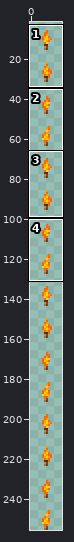
Sprite sheet: default_torch_on_floor_animated.png. Above: a wide view before the commit, with the close-up outlined.
Close-up. Old version:
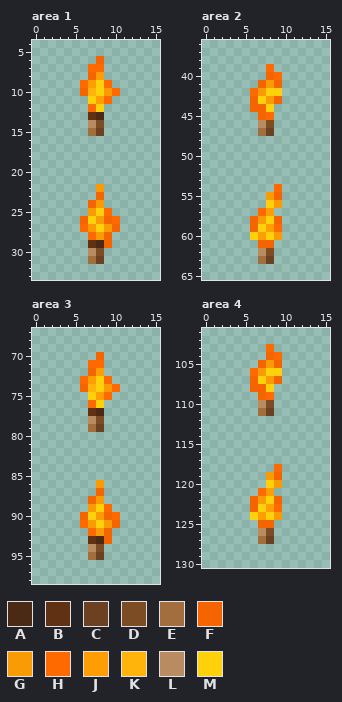
The file is 16x256 pixels. Colours within 5 levels of each other are drawn and written as one. Shown: area 1: x 0..15, y 4..33; area 2: x 0..15, y 36..65; area 3: x 0..15, y 67..98; area 4: x 0..15, y 101..130. The wide view leaves out empty margins. The commit also changed other parts of the picture, which this record leaves out.
Palette (. is transparent): A #4b2a15  B #603113  C #6b4121  D #7c4d25  E #a26e3e  F #f46500  G #f99b05  H #ff6a00  J #ff9d05  K #ffb40b  L #b88b60  M #ffd10b
Once edited:
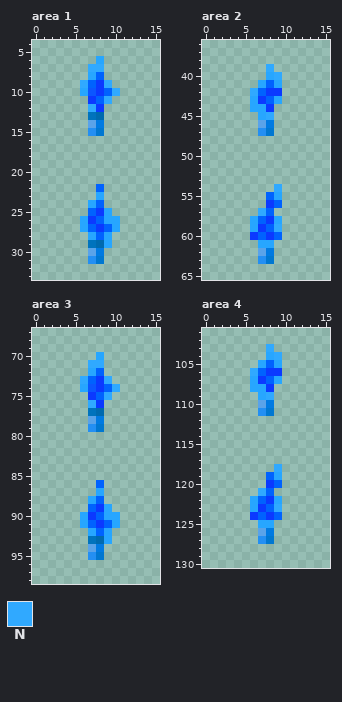
Colours new in this view: N #30a9ff
Diff:
Colour A changes from #4b2a15 to #006aae.
Colour B changes from #603113 to #0073bd.
Colour C changes from #6b4121 to #0077d1.
Colour D changes from #7c4d25 to #007ae2.
Colour E changes from #a26e3e to #238ff3.
Colour F changes from #f46500 to #27a6ff.
Colour G changes from #f99b05 to #0062fe.
Colour K changes from #ffb40b to #0b56ff.
Colour L changes from #b88b60 to #5aa3e9.
Colour M changes from #ffd10b to #0b39ff.
Area 1:
Colour F replaces colour H in row 25 at x 9; in row 26 at x 10; in row 27 at x 6; in row 28 at x 7.
Colour G replaces colour J in row 8 at x 8; in row 9 at x 7; in row 11 at x 8.
Colour N replaces colour H in row 7 at x 7 to 8; in row 9 at x 6 and 9; in row 10 at x 10; in row 11 at x 9; in row 12 at x 7.
Area 2:
Colour G replaces colour J in row 57 at x 8; in row 59 at x 8; in row 60 at x 7.
Colour N replaces colour H in row 39 at x 8; in row 40 at x 9; in row 42 at x 6; in row 45 at x 8; in row 54 at x 9; in row 57 at x 7.
Colour N replaces colour H in row 59 at x 9.
Area 3:
Colour F replaces colour H in row 89 at x 9; in row 90 at x 10; in row 91 at x 6; in row 92 at x 7.
Colour G replaces colour J in row 72 at x 8; in row 73 at x 7; in row 75 at x 8.
Colour N replaces colour H in row 71 at x 7 to 8; in row 73 at x 6 and 9; in row 74 at x 10; in row 75 at x 9; in row 76 at x 7.
Area 4:
Colour G replaces colour J in row 121 at x 8; in row 123 at x 8; in row 124 at x 7.
Colour N replaces colour H in row 103 at x 8; in row 104 at x 9; in row 106 at x 6; in row 109 at x 8; in row 118 at x 9; in row 121 at x 7.
Colour N replaces colour H in row 123 at x 9.
Changed places in both close-ups, as pixel boxes (x1, y1, x2, y2):
changed: (80, 56, 120, 136)
changed: (80, 184, 120, 264)
changed: (250, 64, 282, 136)
changed: (250, 184, 282, 264)
changed: (80, 352, 120, 432)
changed: (80, 480, 120, 560)
changed: (250, 344, 282, 416)
changed: (250, 464, 282, 544)
